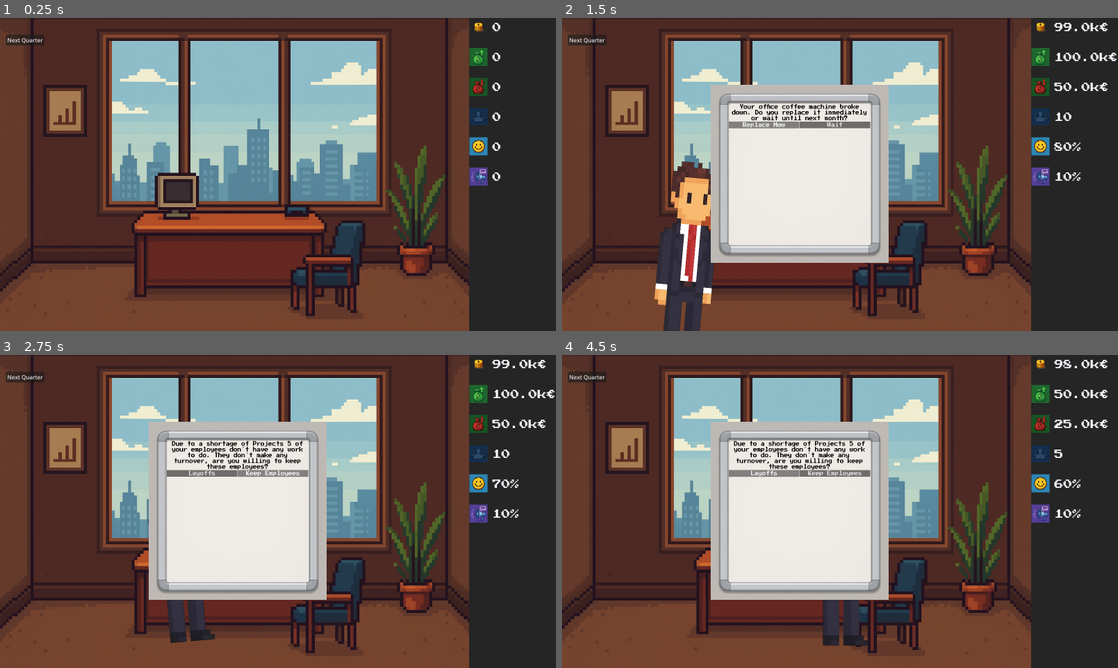
Above: before the commit, frames 1-4 (two rows, left to right).
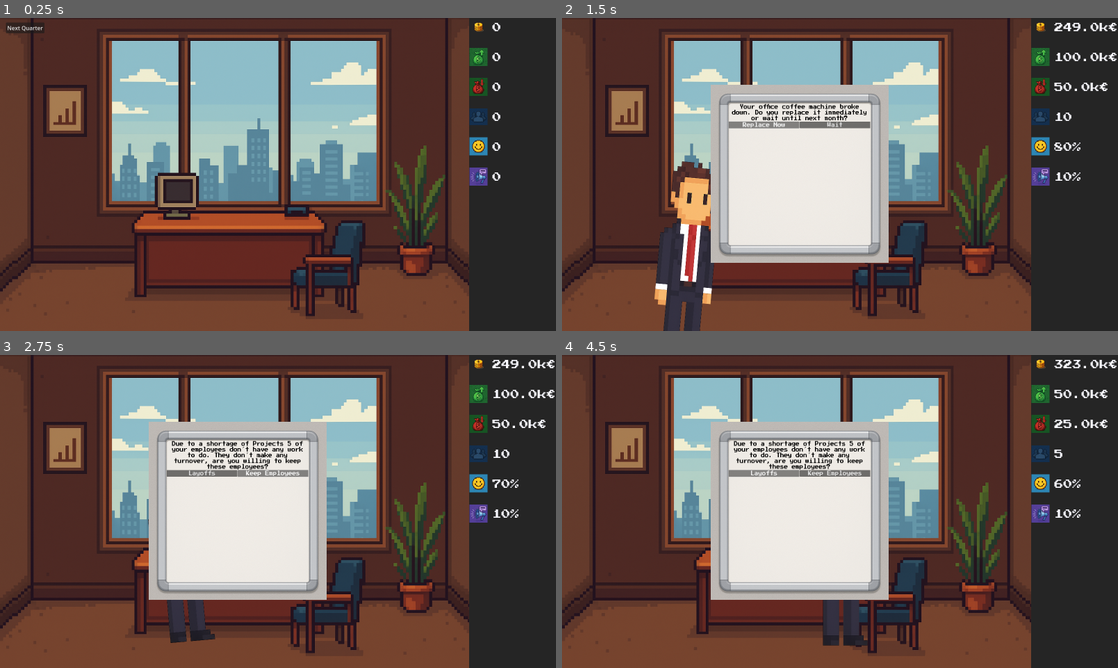
Above: after the commit, the same moments.

Repository: IU-Internationale-Hochschule-Augsburg/You-re-the-Boss-Now
Game: Godot game, scene res://main.tscn
Two runs of this game, one before a commit and one after it. Both use one fixed random seed, a clock stepped at 60 frames per second and the inputs below.
Inputs:
- Up to frame 1 (0.25 s): no input
- Up to frame 2 (1.5 s): click "Next Quarter" at 0.5 s; click "Replace Now" at 1.25 s
- Up to frame 3 (2.75 s): click "Wait" at 2 s
- Up to frame 4 (4.5 s): click "Layoffs" at 2.75 s; click "Next Quarter" at 3.5 s; click "Replace Now" at 4.25 s

The runs differ from the first frame. In frame 1, 0.4% of the frame differs, in the area x 1-8%, y 1-9%; in frame 2, 0.4%; in frame 3, 0.4%; in frame 4, 0.4%.

Commit message:
added calculation of capital after quarter and hided button while tasks are open

Diff:
--- a/Scripts/CompanyState.gd
+++ b/Scripts/CompanyState.gd
@@ -31,3 +31,7 @@
 		"employee_count": employee_count,
 		"employee_satisfaction": employee_satisfaction
 	}
+
+func quarter_update() -> void:
+	capital += monthly_turnover*3
+	capital -= running_costs*3
--- a/Scripts/World.gd
+++ b/Scripts/World.gd
@@ -7,7 +7,6 @@
 	$HUD.visible = true
 
 func _on_button_a_pressed() -> void:
-	print("a pressed")
 	if $TaskControl.current_task.has("effects_a"):
 		CompanyState.apply_effects($TaskControl.current_task.get("effects_a"))
 		$HUD.update_company_state()
@@ -18,9 +17,9 @@
 		$TaskControl.openTask()
 	else:
 		$TaskControl.visible = false
+		$QuarterControl/NextQuarterButton.visible = true
 
 func _on_button_b_pressed() -> void:
-	print("b pressed")
 	if $TaskControl.current_task.has("effects_b"):
 		CompanyState.apply_effects($TaskControl.current_task.get("effects_b"))
 		$HUD.update_company_state()
@@ -31,8 +30,12 @@
 		$TaskControl.openTask()
 	else:
 		$TaskControl.visible = false
+		$QuarterControl/NextQuarterButton.visible = true
 
 func _next_quarter():
+	$QuarterControl/NextQuarterButton.visible = false
+	CompanyState.quarter_update()
+	$HUD.update_company_state()
 	$TaskControl.openTask()
 	$TaskControl.visible = true
 	tasks_left = 2
--- a/main.tscn
+++ b/main.tscn
@@ -190,9 +190,9 @@
 [node name="NextQuarterButton" type="Button" parent="QuarterControl"]
 layout_mode = 0
 offset_left = -783.0
-offset_top = -402.0
-offset_right = -775.0
-offset_bottom = -394.0
+offset_top = -437.0
+offset_right = -672.0
+offset_bottom = -406.0
 text = "Next Quarter"
 
 [connection signal="arrived_at_desk" from="Ceo" to="." method="_on_ceo_arrived_at_desk"]
